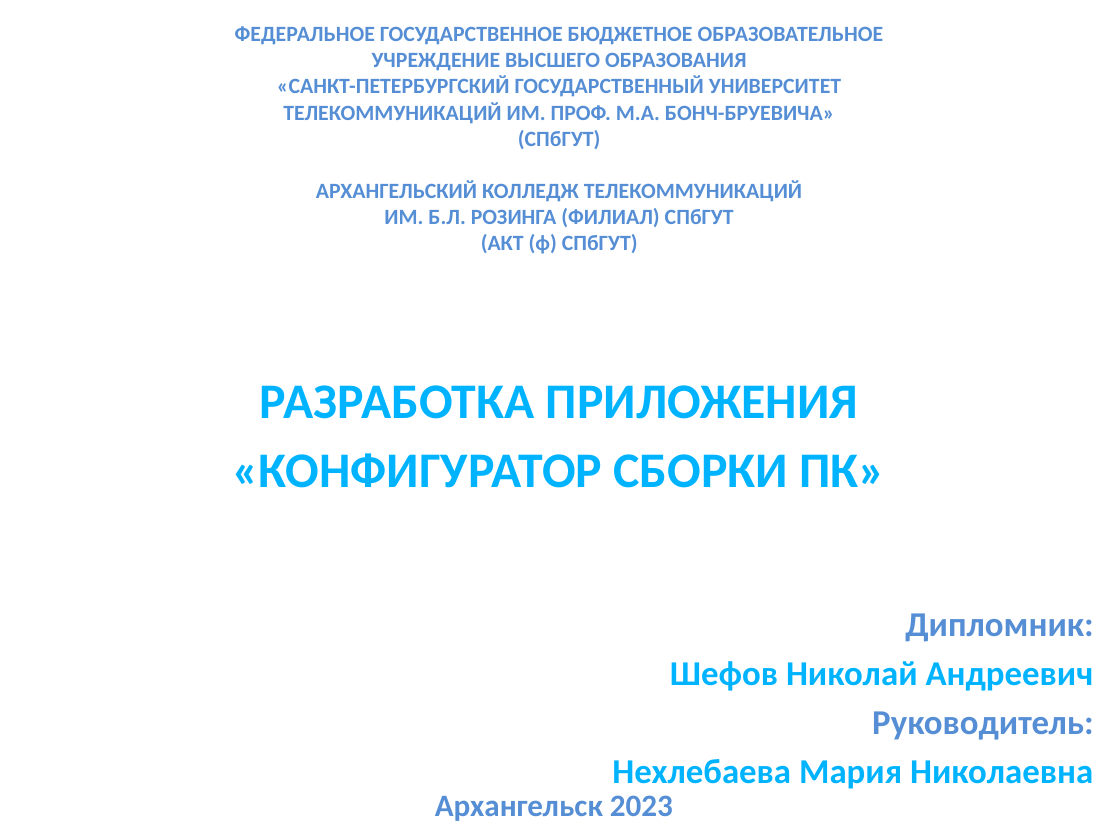
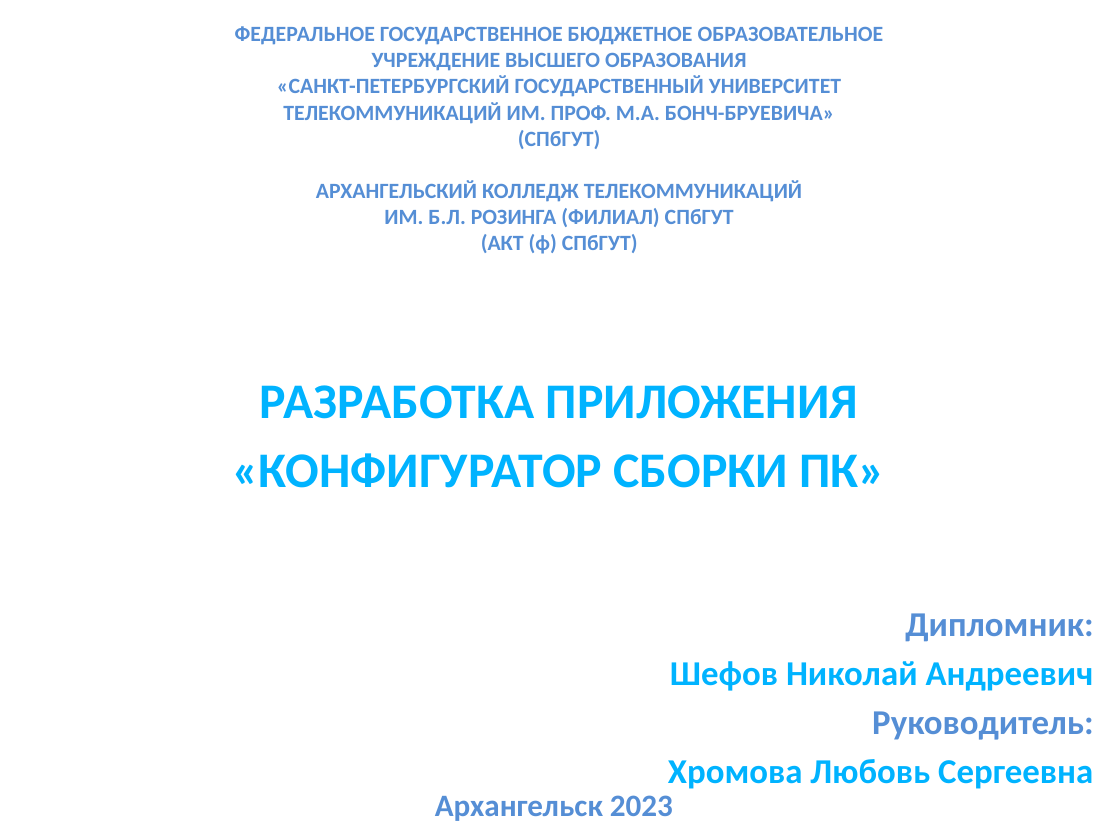
Before and after one commit to D1pex2/ConfiguratorPC, a slide deck: slide 1 of Презентация.pptx. Drawn at 1120x840 pixels with LibreOffice and Linux fonts; fonts in the diff are those of the drawing. Boxes give left, top, right and bottom in pixels: in the first picture for what was removed or moved away, otherwise in the second. Text is boxed around its words. In the diff, an @@ line names an element or a change of style, - is before the commit and + after.

```diff
--- a/Презентация.pptx
+++ b/Презентация.pptx
@@ subtitle at [668, 759, 1093, 789]: text changed @@
-Нехлебаева Мария Николаевна
+Хромова Любовь Сергеевна
```
Also in this commit, not shown: 2 other slides changed.
